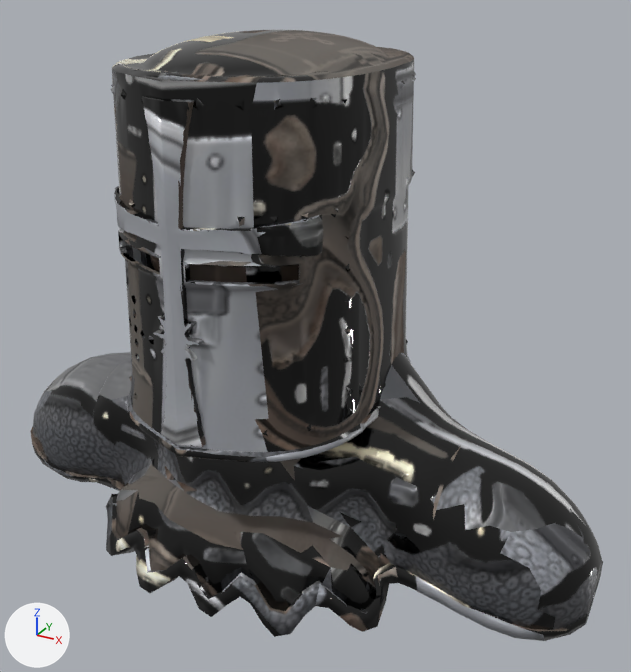
The glTF model game/assets/armor/templar_crusader_head_female.gltf as it was, and as the next commit left it.
Camera for both pictures: a 50 mm lens placed at (0.374, -0.6, 1.846), pointed at (0.038, 0.011, 1.541). Arrows for +X, +Y and +Z are at lower left; the lights stay in place. The picture after the commit comes second. Vertices at exactly the same position are counted once.

Objects in the first picture: 'templar_crusader_head_female'.
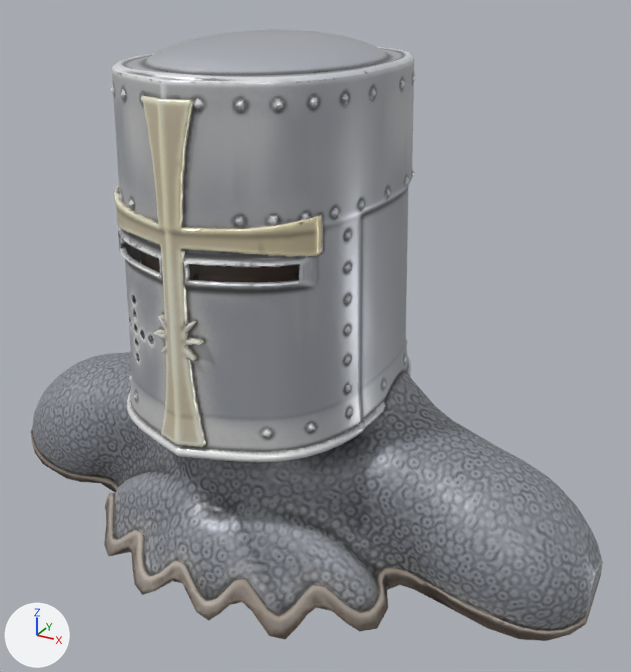
Location of each change, [x1, y1, x2, y2] in pixels of the pictures (631 x 672 px; the box of a moved part takes in the faces that stretch with it):
part 1 of me_helm, moved or reshaped
    before: [33, 352, 602, 641]
    after: [32, 352, 602, 641]
part 2 of me_helm, surface changed (lighter)
    both: [30, 30, 603, 638]

Edits to the bpy script that builds the scene:
```text
Change me_helm:
    used by ob_templar_crusader_head_female; location = (0.0, 0.0, 0.0)
    remove me_helm.from_pydata(...)  # 5963 vertices, 11994 faces; spans x -0.298..0.298, y -0.142..0.145, z 1.336..1.791
    add me_helm.from_pydata(...)  # 5963 vertices, 11994 faces; spans x -0.298..0.298, y -0.143..0.145, z 1.336..1.791
    me_helm part 1: 103 vertices moved from x -0.268..0.283, y -0.06..0.14, z 1.34..1.474 to x -0.271..0.267, y -0.068..0.14, z 1.339..1.479; 1598 vertices removed from x -0.291..0.297, y -0.139..0.141, z 1.336..1.577; 1598 vertices added at x -0.295..0.298, y -0.143..0.14, z 1.336..1.577
    me_helm part 2: 8317 kept faces spanning x -0.298..0.298, y -0.142..0.145, z 1.337..1.791 get new texture (UV) coordinates
```
